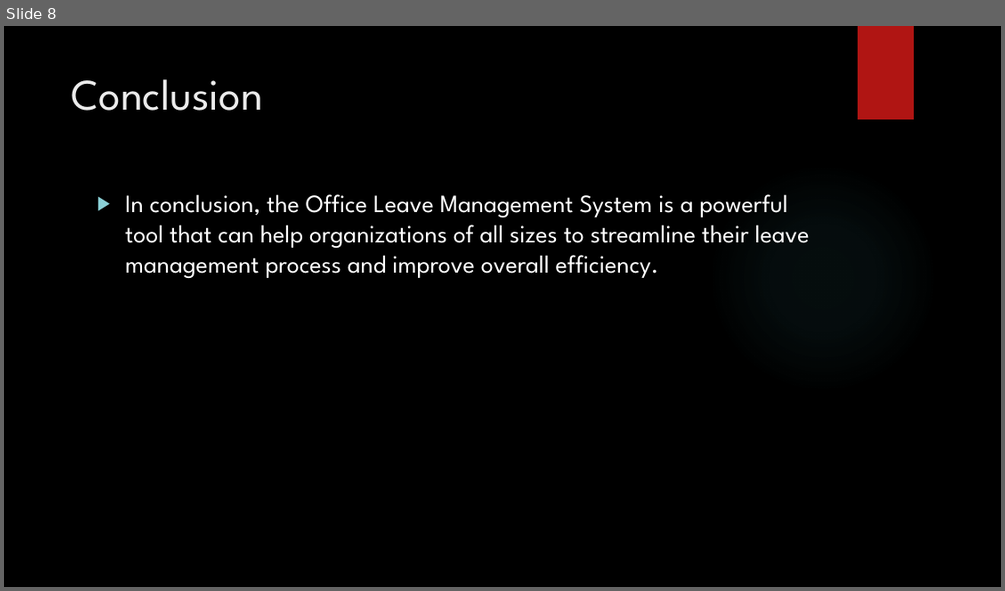
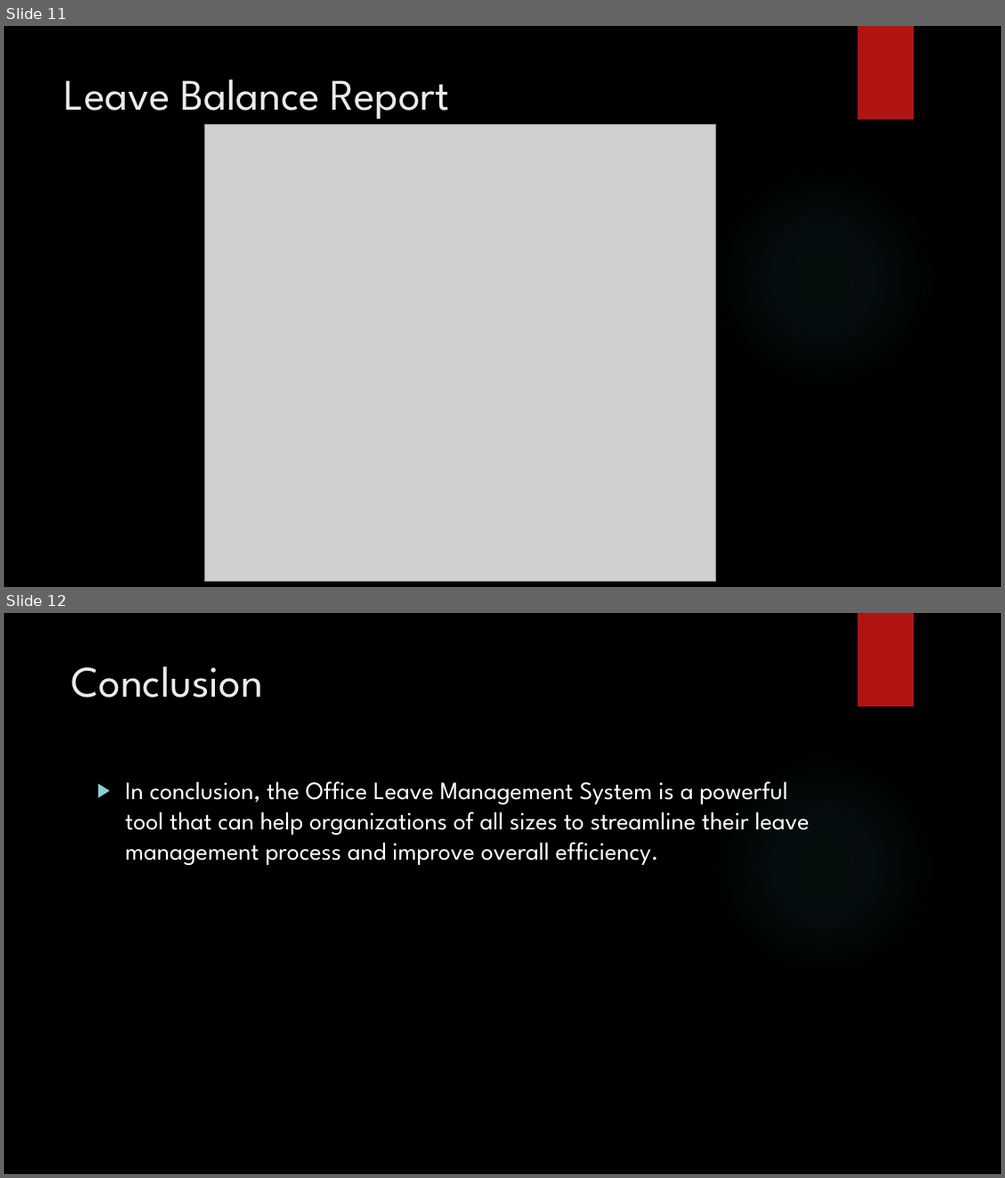
Before and after one commit to bharath210/HDFC_MidTermProject, a slide deck: Office Leave Management System.pptx. Shown one above the other, each under a label of ours: slide 8 before the commit, slides 11 and 12 after it. The pictures are 1005x591 and 1005x1178 pixels, drawn with LibreOffice and Linux fonts; fonts in the diff are those of the drawing; grey boxes stand for pictures; background and template pictures are left out. Boxes give left, top, right and bottom in pixels: in the first picture for what was removed or moved away, otherwise in the second. Text is boxed around its words. In the diff, an @@ line names an element or a change of style, - is before the commit and + after.

```diff
--- a/Office Leave Management System.pptx
+++ b/Office Leave Management System.pptx
@@ slide 11 added at (4,26,1001,587), background picture (left out); not listed: 2 template elements that a slide beside it also shows @@
@@ title added at (65,79,450,119), 42 pt, text #EBEBEB @@
+Leave Balance Report
@@ picture added at (205,125,716,580) @@
@@ what was slide 8 is now slide 12 @@
```
Also in this commit, not shown: 1 slide changed, 3 other slides added, 21 other files.
